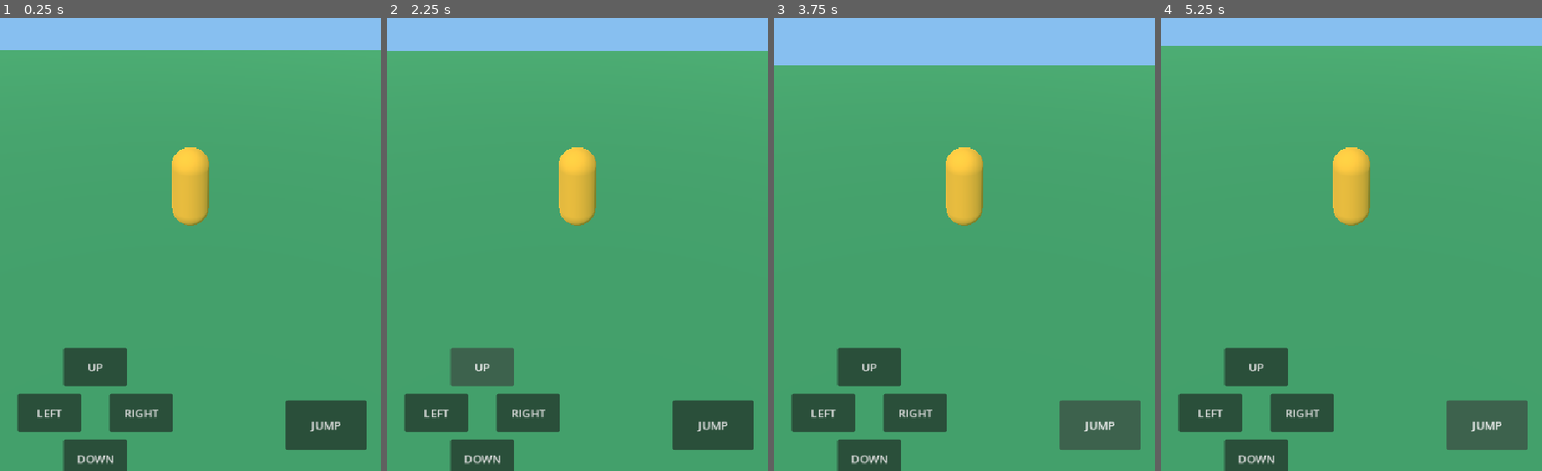
Above: before the commit, frames 1-4 (left to right).
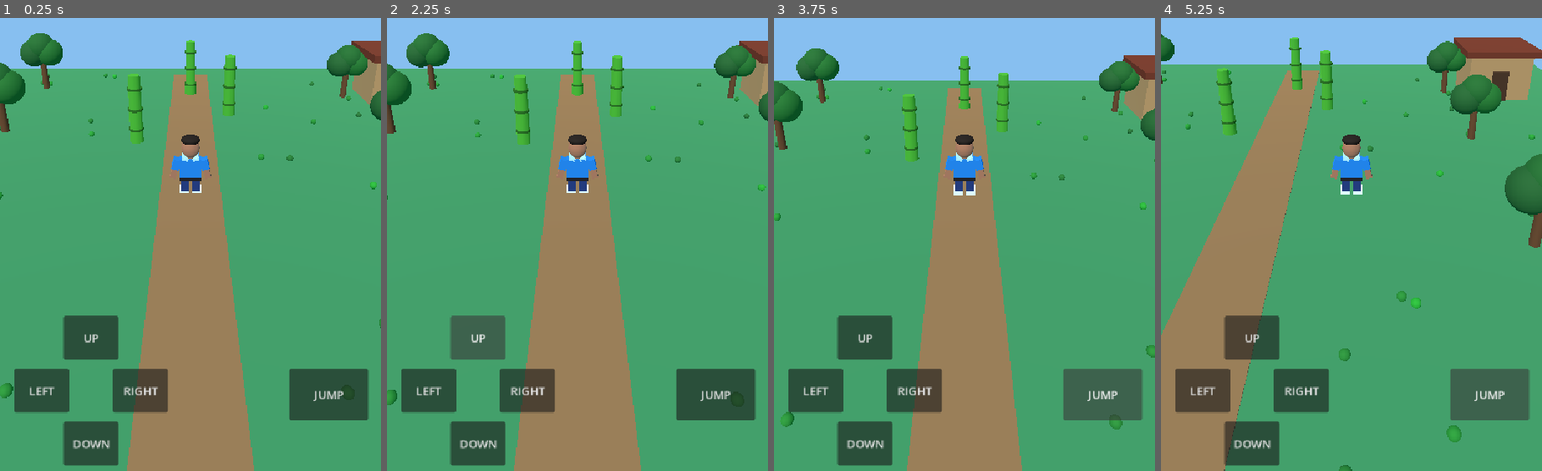
Above: after the commit, the same moments.

Repository: farmerhouse9842-droid/Bansh-Kheyeo-Boss-3D
Game: Godot game, scene res://scenes/main.tscn
Two runs of this game, one before a commit and one after it. Both use one fixed random seed, a clock stepped at 60 frames per second and the inputs below.
Inputs:
- Up to frame 1 (0.25 s): no input
- Up to frame 2 (2.25 s): click "LEFT" at 0.5 s; click "RIGHT" at 1.25 s; click "UP" at 2 s
- Up to frame 3 (3.75 s): click "DOWN" at 2.75 s; click "JUMP" at 3.5 s
- Up to frame 4 (5.25 s): hold D 4.28-5.03 s; tap Space at 4.52 s; hold S from 5.03 s (still down)

The runs differ from the first frame. In frame 1, 34% of the frame differs, in the area x 0-100%, y 3-100%; in frame 2, 33%; in frame 3, 31%; in frame 4, 33%.

Commit message:
Add files via upload

Diff:
--- a/scripts/main.gd
+++ b/scripts/main.gd
@@ -6,6 +6,12 @@
 var move_speed := 4.0
 var gravity := 18.0
 var jump_speed := 6.0
+var avatar: Node3D
+var bamboo_positions: Array[Vector3] = []
+var knocked_down := false
+var knock_time := 0.0
+var hit_cooldown := 0.0
+var message_label: Label
 
 func _ready() -> void:
     var ground := StaticBody3D.new()
@@ -34,19 +40,15 @@
     capsule.height = 1.8
     player_collision.shape = capsule
     player.add_child(player_collision)
-    var avatar := MeshInstance3D.new()
-    var body_mesh := CapsuleMesh.new()
-    body_mesh.radius = 0.4
-    body_mesh.height = 1.8
-    avatar.mesh = body_mesh
-    var avatar_mat := StandardMaterial3D.new()
-    avatar_mat.albedo_color = Color(0.95, 0.68, 0.18)
-    avatar.material_override = avatar_mat
+    # Lightweight procedural 3D human: no external model or plugins required.
+    avatar = Node3D.new()
+    avatar.name = "BossCharacter"
     player.add_child(avatar)
+    _build_boss_character()
 
     var camera := Camera3D.new()
-    camera.position = Vector3(0, 5, 8)
-    camera.rotation_degrees.x = -25
+    camera.position = Vector3(0, 6.8, 12.5)
+    camera.rotation_degrees.x = -24
     camera.current = true
     player.add_child(camera)
 
@@ -59,10 +61,83 @@
     env.background_color = Color(0.53, 0.75, 0.94)
     environment.environment = env
     add_child(environment)
+    _create_bamboo()
+    _create_village_scenery()
     _create_controls()
+
+# A stylized approximation based on the approved reference design.
+# This is real 3D geometry, but not a photo-scanned face or rigged model.
+func _mat(color: Color) -> StandardMaterial3D:
+    var material := StandardMaterial3D.new()
+    material.albedo_color = color
+    material.roughness = 0.88
+    return material
+
+func _part(part_name: String, shape: Mesh, position_3d: Vector3, color: Color, rotation_3d: Vector3 = Vector3.ZERO) -> MeshInstance3D:
+    var item := MeshInstance3D.new()
+    item.name = part_name
+    item.mesh = shape
+    item.position = position_3d
+    item.rotation_degrees = rotation_3d
+    item.material_override = _mat(color)
+    avatar.add_child(item)
+    return item
+
+func _box_part(part_name: String, dimensions: Vector3, where: Vector3, color: Color, angle: Vector3 = Vector3.ZERO) -> void:
+    var box_mesh := BoxMesh.new()
+    box_mesh.size = dimensions
+    _part(part_name, box_mesh, where, color, angle)
+
+func _round_part(part_name: String, radii: Vector3, where: Vector3, color: Color) -> void:
+    var sphere_mesh := SphereMesh.new()
+    sphere_mesh.radius = 0.5
+    sphere_mesh.height = 1.0
+    var node := _part(part_name, sphere_mesh, where, color)
+    node.scale = radii * 2.0
+
+func _build_boss_character() -> void:
+    var skin := Color(0.67, 0.43, 0.30)
+    var hair := Color(0.12, 0.085, 0.065)
+    var blue := Color(0.10, 0.48, 0.77)
+    var jeans := Color(0.11, 0.20, 0.40)
+    var white := Color(0.94, 0.94, 0.91)
+    # Character faces the bamboo course (negative Z).
+    _box_part("Blue patterned shirt", Vector3(0.70, 0.69, 0.33), Vector3(0, 0.03, 0), blue)
+    _box_part("Shirt collar left", Vector3(0.21, 0.09, 0.37), Vector3(-0.17, 0.38, -0.02), Color(0.70, 0.87, 0.97), Vector3(0, 0, -18))
+    _box_part("Shirt collar right", Vector3(0.21, 0.09, 0.37), Vector3(0.17, 0.38, -0.02), Color(0.70, 0.87, 0.97), Vector3(0, 0, 18))
+    for i in range(4):
+        _box_part("Shirt detail %d" % i, Vector3(0.045, 0.12, 0.015), Vector3(-0.21 + i * 0.14, 0.06, -0.175), Color(0.54, 0.80, 0.94), Vector3(0, 0, 28))
+    _round_part("Neck", Vector3(0.13, 0.13, 0.13), Vector3(0, 0.44, 0), skin)
+    _round_part("Head", Vector3(0.29, 0.34, 0.26), Vector3(0, 0.73, -0.01), skin)
+    _round_part("Short dark hair", Vector3(0.30, 0.14, 0.27), Vector3(0, 1.00, -0.01), hair)
+    _round_part("Beard", Vector3(0.235, 0.125, 0.20), Vector3(0, 0.54, -0.075), hair)
+    _round_part("Nose", Vector3(0.05, 0.08, 0.07), Vector3(0, 0.72, -0.273), skin)
+    for side in [-1, 1]:
+        _round_part("Eye white %d" % side, Vector3(0.062, 0.042, 0.02), Vector3(side * 0.12, 0.80, -0.238), white)
+        _round_part("Dark eye %d" % side, Vector3(0.024, 0.031, 0.013), Vector3(side * 0.12, 0.80, -0.256), hair)
+        _box_part("Eyebrow %d" % side, Vector3(0.13, 0.024, 0.025), Vector3(side * 0.12, 0.87, -0.237), hair)
+        _box_part("Blue sleeve %d" % side, Vector3(0.25, 0.34, 0.29), Vector3(side * 0.45, 0.17, 0), blue, Vector3(0, 0, side * 16))
+        _box_part("Forearm %d" % side, Vector3(0.19, 0.34, 0.21), Vector3(side * 0.54, -0.16, 0), skin, Vector3(0, 0, side * 13))
+        _box_part("Jeans leg %d" % side, Vector3(0.27, 0.53, 0.31), Vector3(side * 0.19, -0.52, 0), jeans)
+        _box_part("White shoe %d" % side, Vector3(0.30, 0.16, 0.43), Vector3(side * 0.19, -0.85, -0.07), white)
+    _box_part("Belt", Vector3(0.67, 0.08, 0.35), Vector3(0, -0.33, 0), Color(0.10, 0.09, 0.10))
 
 func _physics_process(delta: float) -> void:
     if player == null:
+        return
+    hit_cooldown = maxf(0.0, hit_cooldown - delta)
+    if knocked_down:
+        knock_time -= delta
+        avatar.rotation_degrees.z = lerpf(avatar.rotation_degrees.z, 78.0, minf(delta * 9.0, 1.0))
+        player.velocity.x = 0.0
+        player.velocity.z = 0.0
+        if not player.is_on_floor():
+            player.velocity.y -= gravity * delta
+        player.move_and_slide()
+        if knock_time <= 0.0:
+            knocked_down = false
+            avatar.rotation_degrees.z = 0.0
+            message_label.visible = false
         return
     var axis := move_axis
     if Input.is_key_pressed(KEY_A) or Input.is_key_pressed(KEY_LEFT):
@@ -82,30 +157,140 @@
         player.velocity.y = jump_speed
     jump_requested = false
     player.move_and_slide()
+    # Subtle motion while walking; keep fall rotation untouched.
+    if axis.length() > 0.1 and player.is_on_floor():
+        avatar.rotation_degrees.y = lerpf(avatar.rotation_degrees.y, -axis.x * 12.0, minf(delta * 8.0, 1.0))
+    else:
+        avatar.rotation_degrees.y = lerpf(avatar.rotation_degrees.y, 0.0, minf(delta * 8.0, 1.0))
+    if hit_cooldown <= 0.0:
+        for bamboo_pos in bamboo_positions:
+            if Vector2(player.global_position.x - bamboo_pos.x, player.global_position.z - bamboo_pos.z).length() < 0.95:
+                knocked_down = true
+                knock_time = 1.8
+                hit_cooldown = 2.5
+                message_label.visible = true
+                break
+
+func _create_bamboo() -> void:
+    for pos in [Vector3(-2.2, 0.0, -4.0), Vector3(1.8, 0.0, -7.0), Vector3(0.0, 0.0, -10.0)]:
+        bamboo_positions.append(pos)
+        var pole := MeshInstance3D.new()
+        var cylinder := CylinderMesh.new()
+        cylinder.top_radius = 0.23
+        cylinder.bottom_radius = 0.28
+        cylinder.height = 2.8
+        pole.mesh = cylinder
+        pole.position = pos + Vector3(0.0, 1.4, 0.0)
+        var mat := StandardMaterial3D.new()
+        mat.albedo_color = Color(0.27, 0.65, 0.16)
+        pole.material_override = mat
+        add_child(pole)
+        for y in [0.55, 1.4, 2.25]:
+            var ring := MeshInstance3D.new()
+            var ring_mesh := CylinderMesh.new()
+            ring_mesh.top_radius = 0.3
+            ring_mesh.bottom_radius = 0.3
+            ring_mesh.height = 0.09
+            ring.mesh = ring_mesh
+            ring.position = pos + Vector3(0.0, y, 0.0)
+            var ring_mat := StandardMaterial3D.new()
+            ring_mat.albedo_color = Color(0.14, 0.39, 0.09)
+            ring.material_override = ring_mat
+            add_child(ring)
+
+
+# Lightweight decorative geometry. No new collisions or external assets.
+func _scenery_box(size: Vector3, pos: Vector3, color: Color, angle_y: float = 0.0) -> void:
+    var mesh_node := MeshInstance3D.new()
+    var mesh := BoxMesh.new()
+    mesh.size = size
+    mesh_node.mesh = mesh
+    mesh_node.position = pos
+    mesh_node.rotation_degrees.y = angle_y
+    mesh_node.material_override = _mat(color)
+    add_child(mesh_node)
+
+func _scenery_cylinder(radius: float, height: float, pos: Vector3, color: Color) -> void:
+    var node := MeshInstance3D.new()
+    var mesh := CylinderMesh.new()
+    mesh.top_radius = radius * 0.85
+    mesh.bottom_radius = radius
+    mesh.height = height
+    node.mesh = mesh
+    node.position = pos
+    node.material_override = _mat(color)
+    add_child(node)
+
+func _scenery_tree(pos: Vector3, size_factor: float) -> void:
+    _scenery_cylinder(0.18 * size_factor, 2.2 * size_factor, pos + Vector3(0, 1.1 * size_factor, 0), Color(0.39, 0.24, 0.13))
+    for offset in [Vector3(0, 2.45, 0), Vector3(-0.45, 2.05, 0), Vector3(0.43, 2.10, 0)]:
+        var leaves := MeshInstance3D.new()
+        var mesh := SphereMesh.new()
+        mesh.radius = 0.75 * size_factor
+        mesh.height = 1.5 * size_factor
+        leaves.mesh = mesh
+        leaves.position = pos + offset * size_factor
+        leaves.material_override = _mat(Color(0.12, 0.39 + 0.07 * offset.x, 0.15))
+        add_child(leaves)
+
+func _create_village_scenery() -> void:
+    # Narrow earth path runs behind the existing bamboo course.
+    _scenery_box(Vector3(2.0, 0.025, 23.0), Vector3(0, 0.015, -2.0), Color(0.59, 0.43, 0.26))
+    # Small scattered grass clumps, away from the character's walking lane.
+    var rng := RandomNumberGenerator.new()
+    rng.seed = 404
+    for i in range(72):
+        var x := rng.randf_range(-14.0, 14.0)
+        var z := rng.randf_range(-14.0, 14.0)
+        if absf(x) < 1.65:
+            continue
+        var tuft := MeshInstance3D.new()
+        var tuft_mesh := SphereMesh.new()
+        tuft_mesh.radius = 0.12
+        tuft_mesh.height = 0.24
+        tuft.mesh = tuft_mesh
+        tuft.position = Vector3(x, 0.10, z)
+        tuft.material_override = _mat(Color(0.14, rng.randf_range(0.42, 0.66), 0.17))
+        add_child(tuft)
+    for z in [-11.0, -5.0, 2.0, 9.0]:
+        _scenery_tree(Vector3(-8.0, 0, z), 0.95)
+        _scenery_tree(Vector3(8.0, 0, z + 1.5), 0.85)
+    # A simple village hut outside the play corridor.
+    _scenery_box(Vector3(3.1, 2.2, 2.7), Vector3(10.5, 1.1, -9.5), Color(0.71, 0.53, 0.32))
+    _scenery_box(Vector3(3.7, 0.35, 3.3), Vector3(10.5, 2.42, -9.5), Color(0.43, 0.18, 0.11), 0.0)
+    _scenery_box(Vector3(0.8, 1.5, 0.055), Vector3(10.5, 0.75, -8.12), Color(0.27, 0.17, 0.10))
+    # Bamboo course keeps its original positions and collision checks.
 
 func _create_controls() -> void:
     var ui := CanvasLayer.new()
     add_child(ui)
+    message_label = Label.new()
+    message_label.text = "BASH AGAIN! GET UP, BOSS!"
+    message_label.set_anchors_preset(Control.PRESET_CENTER_TOP)
+    message_label.position = Vector2(-145, 85)
+    message_label.add_theme_font_size_override("font_size", 22)
+    message_label.visible = false
+    ui.add_child(message_label)
     var directions := {"LEFT": Vector2(-1, 0), "RIGHT": Vector2(1, 0), "UP": Vector2(0, -1), "DOWN": Vector2(0, 1)}
-    var spots := {"LEFT": Vector2(25, -110), "RIGHT": Vector2(155, -110), "UP": Vector2(90, -175), "DOWN": Vector2(90, -45)}
+    var spots := {"LEFT": Vector2(20, -145), "RIGHT": Vector2(160, -145), "UP": Vector2(90, -220), "DOWN": Vector2(90, -70)}
     for label_text in directions:
         var button := Button.new()
         button.text = label_text
         button.set_anchors_preset(Control.PRESET_BOTTOM_LEFT)
         button.offset_left = spots[label_text].x
         button.offset_top = spots[label_text].y
-        button.offset_right = spots[label_text].x + 90
-        button.offset_bottom = spots[label_text].y + 55
+        button.offset_right = spots[label_text].x + 78
+        button.offset_bottom = spots[label_text].y + 62
         button.button_down.connect(_on_direction.bind(directions[label_text], true))
         button.button_up.connect(_on_direction.bind(directions[label_text], false))
         ui.add_child(button)
     var jump := Button.new()
     jump.text = "JUMP"
     jump.set_anchors_preset(Control.PRESET_BOTTOM_RIGHT)
-    jump.offset_left = -135
-    jump.offset_top = -100
-    jump.offset_right = -20
-    jump.offset_bottom = -30
+    jump.offset_left = -130
+    jump.offset_top = -145
+    jump.offset_right = -18
+    jump.offset_bottom = -72
     jump.pressed.connect(func(): jump_requested = true)
     ui.add_child(jump)
 
